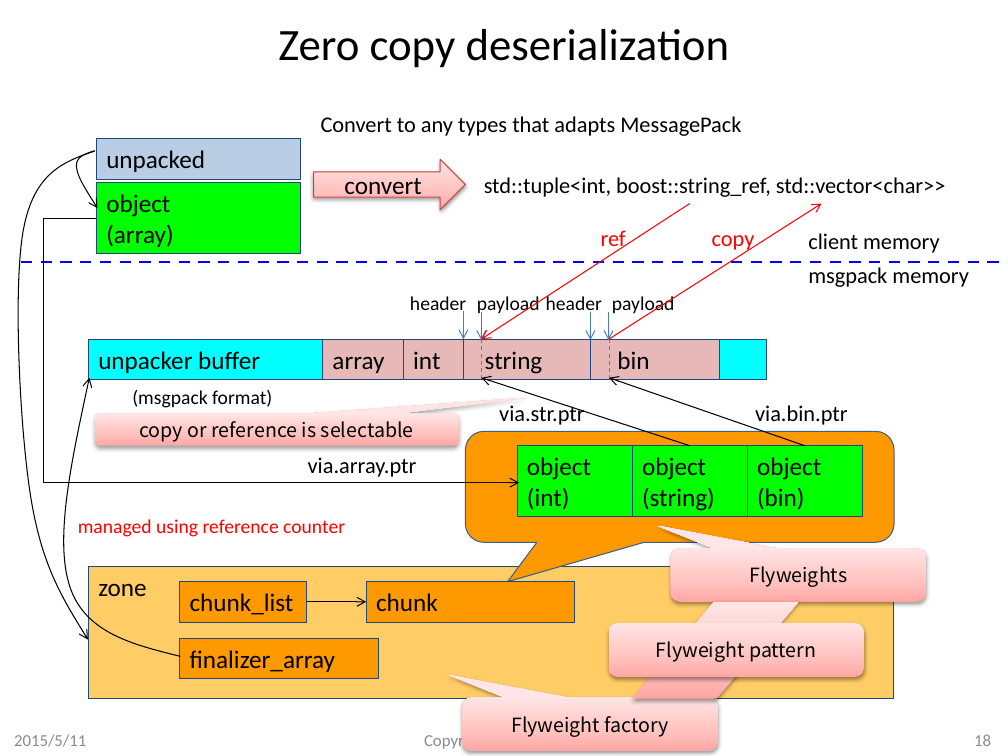
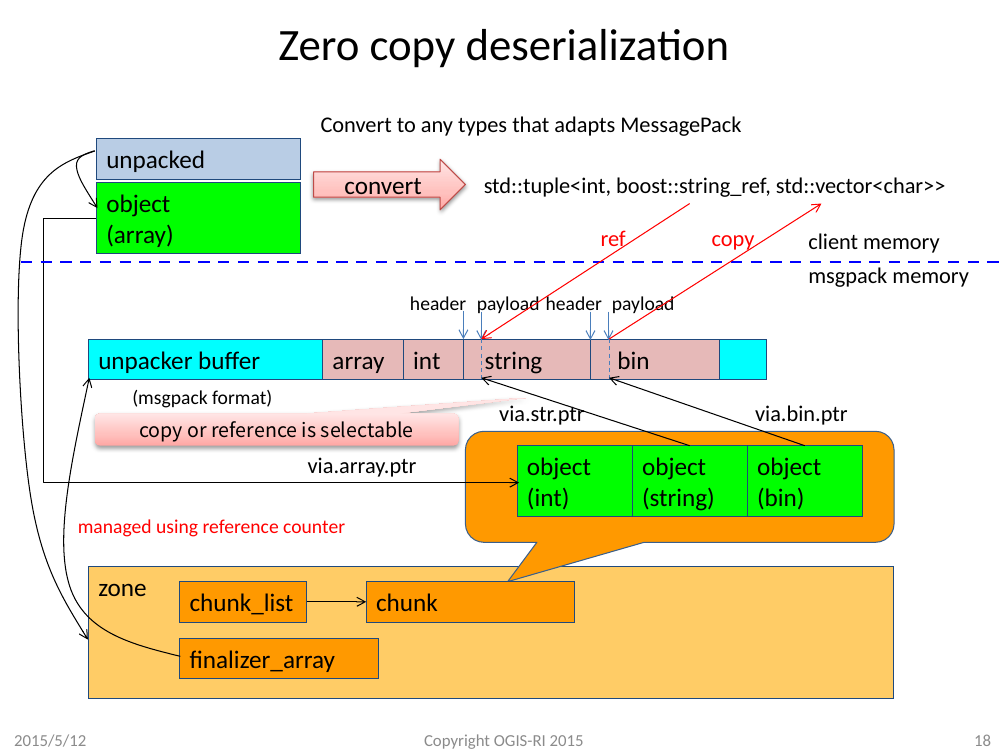
Before and after one commit to redboltz/cppnow2015, a slide deck: slide 18 of cppnow2015_taka.pptx. Drawn at 1008x756 pixels with LibreOffice and Linux fonts; fonts in the diff are those of the drawing; background and template pictures are left out. Boxes give left, top, right and bottom in pixels: in the first picture for what was removed or moved away, otherwise in the second. Text is boxed around its words. In the diff, an @@ line names an element or a change of style, - is before the commit and + after.

Commit message:
Fixed the misuse of the word flyweight pattern.

```diff
--- a/cppnow2015_taka.pptx
+++ b/cppnow2015_taka.pptx
@@ rounded speech box removed at <box>671,548,926,602</box> @@
-Flyweights
@@ rounded rectangle removed at <box>609,624,864,677</box> @@
-Flyweight pattern
@@ parallelogram removed at <box>632,602,798,699</box> @@
@@ rounded speech box removed at <box>463,698,718,751</box> @@
-Flyweight factory
@@ text at <box>14,734,86,747</box>: text changed @@
-2015/5/11
+2015/5/12
```
Also in this commit, not shown: 26 other slides changed.
